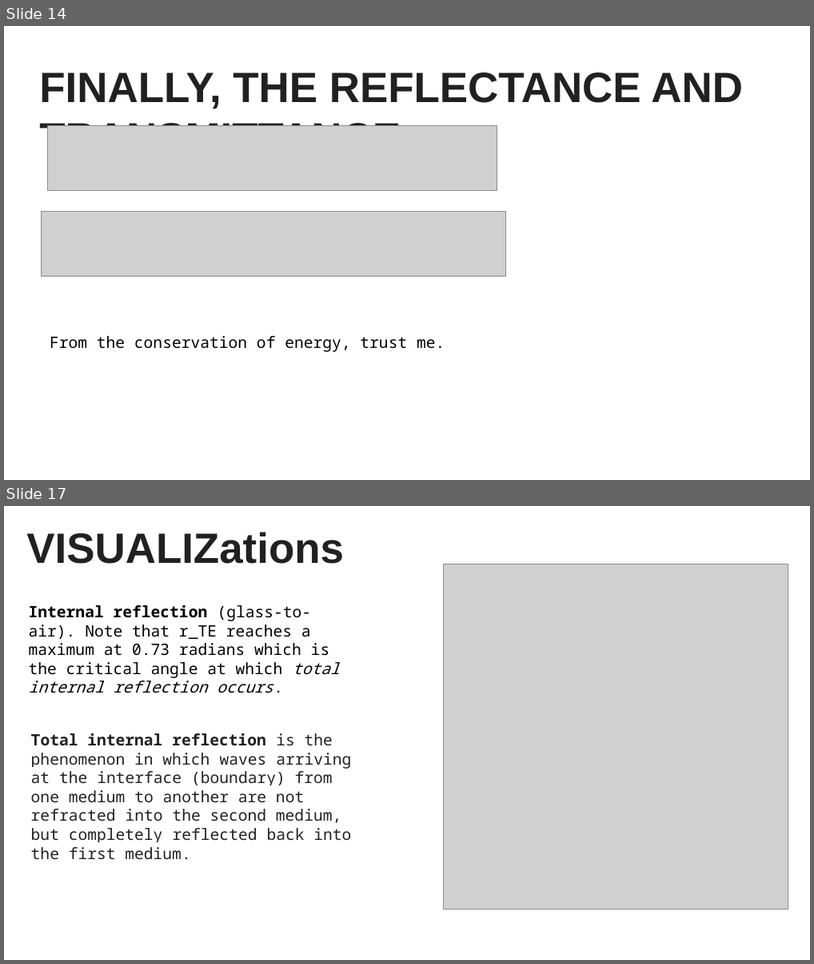
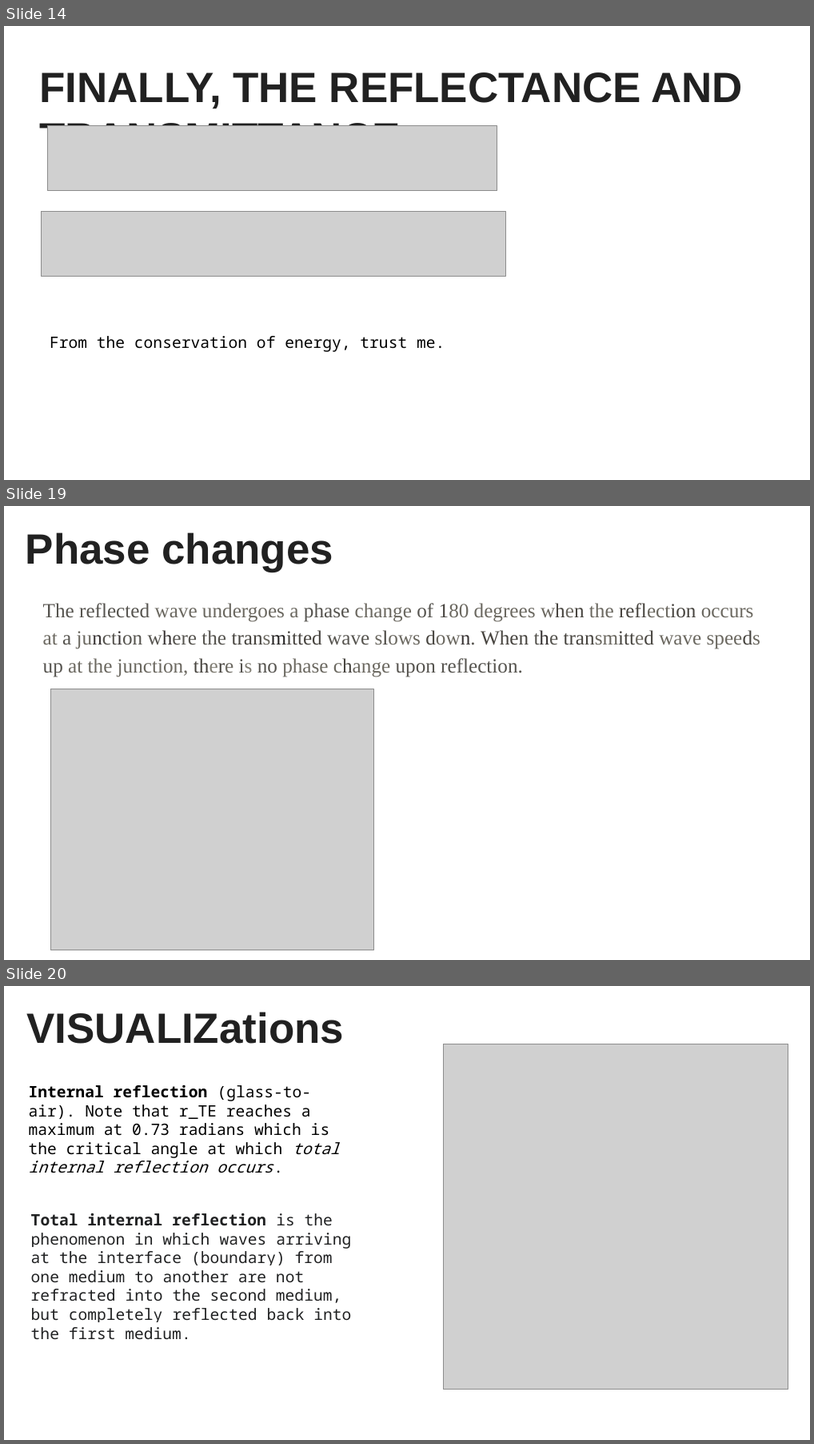
Before and after one commit to Collins-kariuk/Physics-Thesis-PDRCs, a slide deck: Presentations/Fresnel Equations Derivation.pptx. Shown one above the other, each under a label of ours: slides 14 and 17 before the commit, slides 14, 19 and 20 after it; the slides between them are not shown. The pictures are 814x964 and 814x1444 pixels, drawn with LibreOffice and Linux fonts; fonts in the diff are those of the drawing; grey boxes stand for pictures. Boxes give left, top, right and bottom in pixels: in the first picture for what was removed or moved away, otherwise in the second. Text is boxed around its words. In the diff, an @@ line names an element or a change of style, - is before the commit and + after.

```diff
--- a/Presentations/Fresnel Equations Derivation.pptx
+++ b/Presentations/Fresnel Equations Derivation.pptx
@@ slide 19 added at bbox=[4, 506, 810, 960], background #FFFFFF @@
@@ title added at bbox=[26, 532, 334, 572], 37.8 pt, text #212121, bold @@
+Phase changes
@@ text added at bbox=[43, 603, 761, 677], 18 pt, text #6B6860 @@
+The reflected wave undergoes a phase change of 180 degrees when the reflection occurs at a junction where the transmitted wave slows down. When the transmitted wave speeds up at the junction, there is no phase change upon reflection.
@@ picture added at bbox=[50, 689, 374, 949] @@
@@ what was slide 17 is now slide 20 @@
```
Also in this commit, not shown: 1 slide changed, 2 other slides added.
